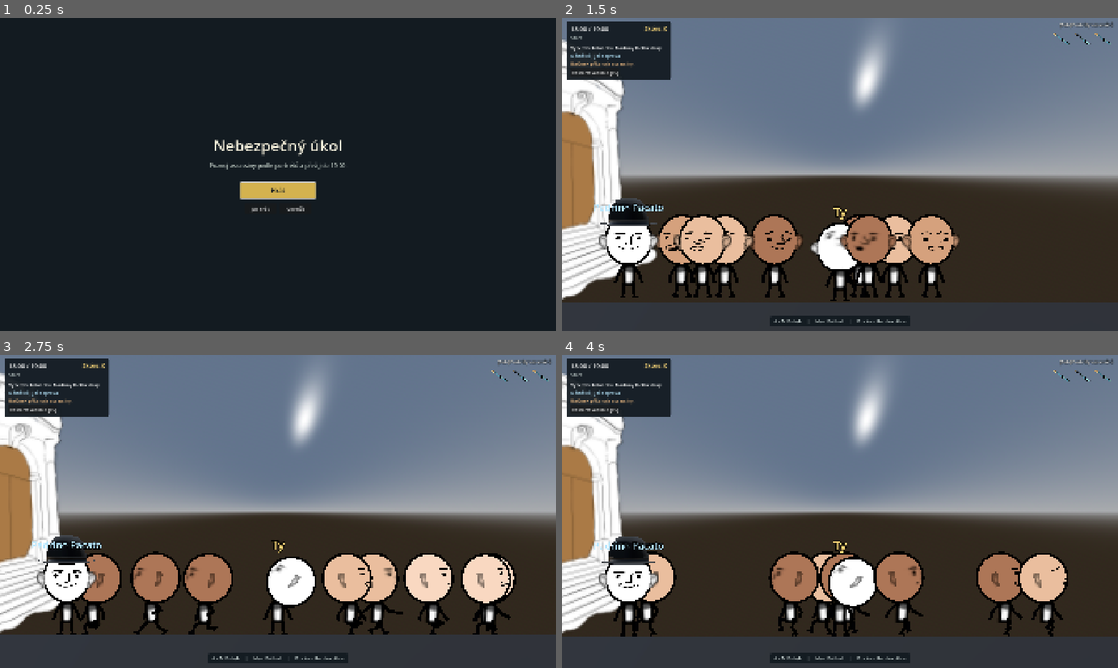
Above: before the commit, frames 1-4 (two rows, left to right).
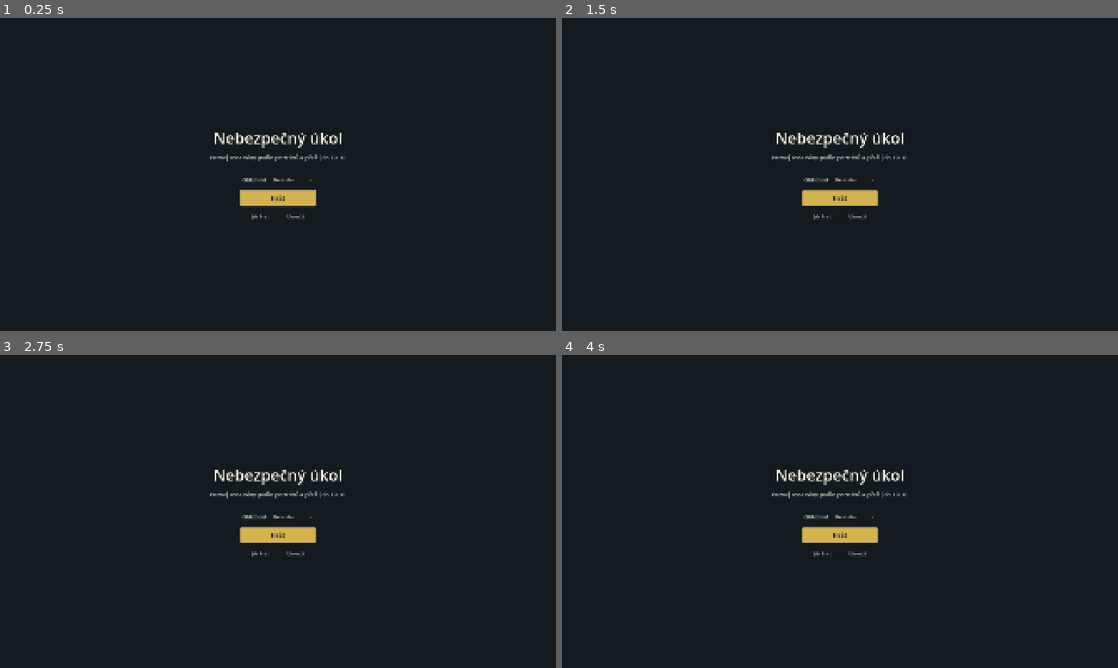
Above: after the commit, the same moments.

Repository: JosefAmbruz/nebezpecny-ukol
Game: Godot game, scene res://src/ui/title_screen.tscn
Same seed, same stepped clock (60 frames per second), same inputs: the game is played once before the commit and once after it.
Inputs (mouse positions are in pixels of both pictures, inside the frame that each line leads up to):
- Up to frame 1 (0.25 s): no input
- Up to frame 2 (1.5 s): click (851, 180) at 0.5 s, where only the run after the commit has a clickable "Normální"; click "Hrát" at 1.25 s
- Up to frame 3 (2.75 s): click (33, 408) at 2 s, where only the run before the commit has a clickable "Restartovat kolo [F5]"
- Up to frame 4 (4 s): click (595, 408) at 2.75 s, where only the run before the commit has a clickable "Restartovat kolo [F5]"; click (595, 408) at 3.5 s, where only the run before the commit has a clickable "Restartovat kolo [F5]"

The runs differ from the first frame. In frame 1, 2.1% of the frame differs, in the area x 37-62%, y 36-65%; in frame 2, 96%; in frame 3, 96%; in frame 4, 96%, in the area x 0-100%, y 0-100%.

Commit message:
feat: Add difficulty selection

Diff:
--- a/src/characters/npc_base.gd
+++ b/src/characters/npc_base.gd
@@ -111,6 +111,10 @@
 	add_to_group(&"npcs")
 	if is_assassin:
 		add_to_group(&"assassins")
+		var preset := Difficulty.get_preset()
+		detect_range *= preset["detect_range_mult"]
+		stalk_trigger_chance_per_sec *= preset["stalk_chance_mult"]
+		attack_duration *= preset["attack_duration_mult"]
 
 	if visuals and appearance:
 		visuals.appearance = appearance
--- /dev/null
+++ b/src/difficulty.gd
@@ -0,0 +1,47 @@
+class_name Difficulty
+extends RefCounted
+
+enum Level { EASY, NORMAL, HARD }
+
+const NAMES := ["Lehká", "Normální", "Těžká"]
+
+## Násobiče assassin AI jsou relativní k hodnotám v npc_base.tscn, takže NORMAL nic nemění.
+const PRESETS := {
+	Level.EASY: {
+		"total_assassins": 6,
+		"match_duration_seconds": 360.0,
+		"max_toothbrushes": 5,
+		"defense_window_ms": 2200,
+		"reaction_grace_time": 0.35,
+		"detect_range_mult": 0.8,
+		"stalk_chance_mult": 0.6,
+		"attack_duration_mult": 1.3,
+	},
+	Level.NORMAL: {
+		"total_assassins": 8,
+		"match_duration_seconds": 300.0,
+		"max_toothbrushes": 3,
+		"defense_window_ms": 1500,
+		"reaction_grace_time": 0.22,
+		"detect_range_mult": 1.0,
+		"stalk_chance_mult": 1.0,
+		"attack_duration_mult": 1.0,
+	},
+	Level.HARD: {
+		"total_assassins": 10,
+		"match_duration_seconds": 240.0,
+		"max_toothbrushes": 2,
+		"defense_window_ms": 1000,
+		"reaction_grace_time": 0.12,
+		"detect_range_mult": 1.2,
+		"stalk_chance_mult": 1.5,
+		"attack_duration_mult": 0.75,
+	},
+}
+
+# ponytail: static var přežije change_scene i reload; ukládat na disk, až bude potřeba pamatovat volbu mezi spuštěními.
+static var current: Level = Level.NORMAL
+
+
+static func get_preset() -> Dictionary:
+	return PRESETS[current]
--- a/src/ui/title_screen.gd
+++ b/src/ui/title_screen.gd
@@ -2,7 +2,14 @@
 
 
 func _ready() -> void:
+	for difficulty_name in Difficulty.NAMES:
+		%Difficulty.add_item(difficulty_name)
+	%Difficulty.select(Difficulty.current)
 	$Center/Content/Start.grab_focus()
+
+
+func _on_difficulty_selected(index: int) -> void:
+	Difficulty.current = index as Difficulty.Level
 
 
 func _on_start_pressed() -> void:
--- a/src/ui/title_screen.tscn
+++ b/src/ui/title_screen.tscn
@@ -85,6 +85,22 @@
 custom_minimum_size = Vector2(0, 8)
 layout_mode = 2
 
+[node name="DifficultyRow" type="HBoxContainer" parent="Center/Content"]
+layout_mode = 2
+size_flags_horizontal = 4
+theme_override_constants/separation = 12
+
+[node name="DifficultyLabel" type="Label" parent="Center/Content/DifficultyRow"]
+layout_mode = 2
+theme_override_colors/font_color = Color(0.73, 0.78, 0.75, 1)
+theme_override_font_sizes/font_size = 18
+text = "Obtížnost"
+
+[node name="Difficulty" type="OptionButton" parent="Center/Content/DifficultyRow"]
+unique_name_in_owner = true
+custom_minimum_size = Vector2(150, 36)
+layout_mode = 2
+
 [node name="Start" type="Button" parent="Center/Content"]
 custom_minimum_size = Vector2(260, 54)
 layout_mode = 2
@@ -136,8 +152,10 @@
 [b]E u stojanu[/b] | Opři se a na chvíli se chraň před útokem.
 [b]F[/b] | Odraz útok, když se čas zpomalí a objeví se výzva.
 [b]Svědci[/b] | Blízcí civilisté po útoku utečou a mohou upozornit assassiny.
-[b]Skóre[/b] | Assassin body přidá, civilista je ubere. Úkol je za bonus."
+[b]Skóre[/b] | Assassin body přidá, civilista je ubere. Úkol je za bonus.
+[b]Obtížnost[/b] | Lehká: víc kartáčků a času na obranu. Těžká: víc assassinů, kratší zápas, rychlejší útoky."
 
+[connection signal="item_selected" from="Center/Content/DifficultyRow/Difficulty" to="." method="_on_difficulty_selected"]
 [connection signal="pressed" from="Center/Content/Start" to="." method="_on_start_pressed"]
 [connection signal="toggled" from="Center/Content/Actions/HowTo" to="." method="_on_how_to_toggled"]
 [connection signal="pressed" from="Center/Content/Actions/Quit" to="." method="_on_quit_pressed"]
--- a/src/world.gd
+++ b/src/world.gd
@@ -1,6 +1,5 @@
 extends Node3D
 
-const DEFENSE_WINDOW_MS := 1500
 const DEFENSE_TIME_SCALE := 0.18
 
 @export var appearance_pool: AppearancePool = preload("res://src/characters/default_appearance_pool.tres")
@@ -65,12 +64,22 @@
 var _defense_attacker: NpcBase
 var _defense_deadline_ms: int = 0
 var _normal_time_scale: float = 1.0
+var _defense_window_ms: int = 1500
+
+
+func _init() -> void:
+	var preset := Difficulty.get_preset()
+	total_assassins = preset["total_assassins"]
+	match_duration_seconds = preset["match_duration_seconds"]
+	max_toothbrushes = preset["max_toothbrushes"]
+	_defense_window_ms = preset["defense_window_ms"]
 
 
 func _ready() -> void:
 	for child in _levels_root.get_children():
 		if child is LevelZone:
 			_levels.append(child)
+	_player.reaction_grace_time = Difficulty.get_preset()["reaction_grace_time"]
 	_levels.sort_custom(func(a: LevelZone, b: LevelZone) -> bool: return a.level_id < b.level_id)
 
 	if not _levels.is_empty():
@@ -162,7 +171,7 @@
 		if remaining_ms <= 0:
 			_finish_defense(false)
 		else:
-			_game_hud.set_defense_progress(float(remaining_ms) / DEFENSE_WINDOW_MS)
+			_game_hud.set_defense_progress(float(remaining_ms) / _defense_window_ms)
 		return
 	_update_match_clock(delta)
 
@@ -186,7 +195,7 @@
 			attacker.visuals.cancel_attack_windup()
 		return
 	_defense_attacker = attacker
-	_defense_deadline_ms = Time.get_ticks_msec() + DEFENSE_WINDOW_MS
+	_defense_deadline_ms = Time.get_ticks_msec() + _defense_window_ms
 	_normal_time_scale = Engine.time_scale
 	Engine.time_scale *= DEFENSE_TIME_SCALE
 	_player.set_movement_locked(true)
--- /dev/null
+++ b/tests/test_difficulty.gd
@@ -0,0 +1,32 @@
+extends Node
+
+# Run with godot --headless --path . res://tests/test_difficulty.tscn.
+func _ready() -> void:
+	Difficulty.current = Difficulty.Level.HARD
+	var world := preload("res://src/world.tscn").instantiate()
+	assert(world.total_assassins == 10 and world.max_toothbrushes == 2)
+	assert(world.match_duration_seconds == 240.0 and world._defense_window_ms == 1000)
+
+	var normal_npc := preload("res://src/characters/npc_base.tscn").instantiate() as NpcBase
+	var base_detect := normal_npc.detect_range
+	var base_attack := normal_npc.attack_duration
+	var data := CharacterData.new()
+	data.is_assassin = true
+	var hard_assassin := preload("res://src/characters/npc_base.tscn").instantiate() as NpcBase
+	hard_assassin.apply_character_data(data)
+	add_child(hard_assassin)
+	assert(is_equal_approx(hard_assassin.detect_range, base_detect * 1.2))
+	assert(is_equal_approx(hard_assassin.attack_duration, base_attack * 0.75))
+
+	Difficulty.current = Difficulty.Level.NORMAL
+	var normal_assassin := preload("res://src/characters/npc_base.tscn").instantiate() as NpcBase
+	normal_assassin.apply_character_data(data)
+	add_child(normal_assassin)
+	assert(normal_assassin.detect_range == base_detect)
+
+	world.free()
+	normal_npc.free()
+	hard_assassin.free()
+	normal_assassin.free()
+	print("Difficulty presets passed.")
+	get_tree().quit()
--- /dev/null
+++ b/tests/test_difficulty.tscn
@@ -0,0 +1,6 @@
+[gd_scene load_steps=2 format=3]
+
+[ext_resource type="Script" path="res://tests/test_difficulty.gd" id="1"]
+
+[node name="TestDifficulty" type="Node"]
+script = ExtResource("1")
Not shown, added: src/difficulty.gd.uid
Not shown, added: tests/test_difficulty.gd.uid
